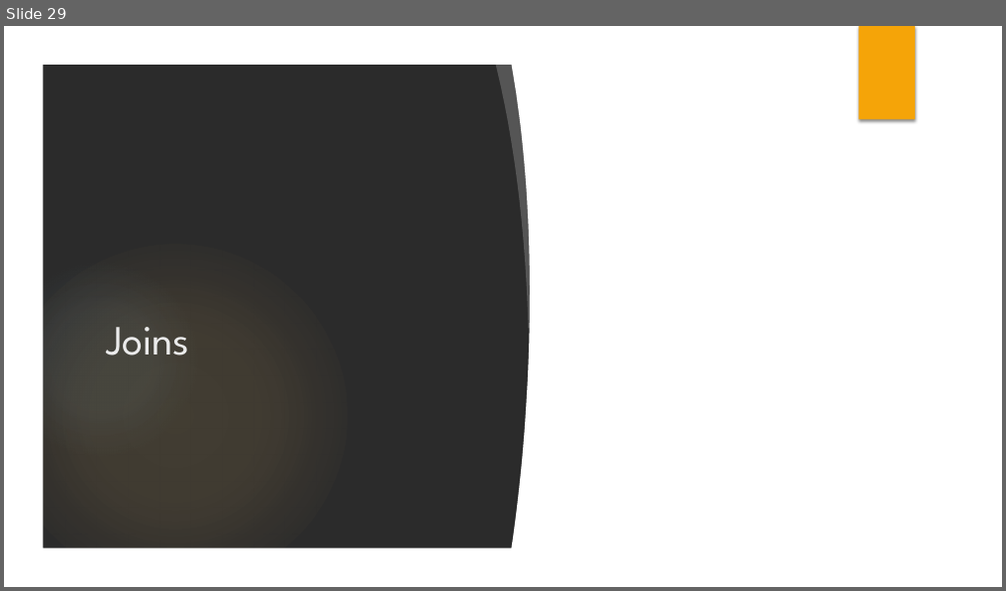
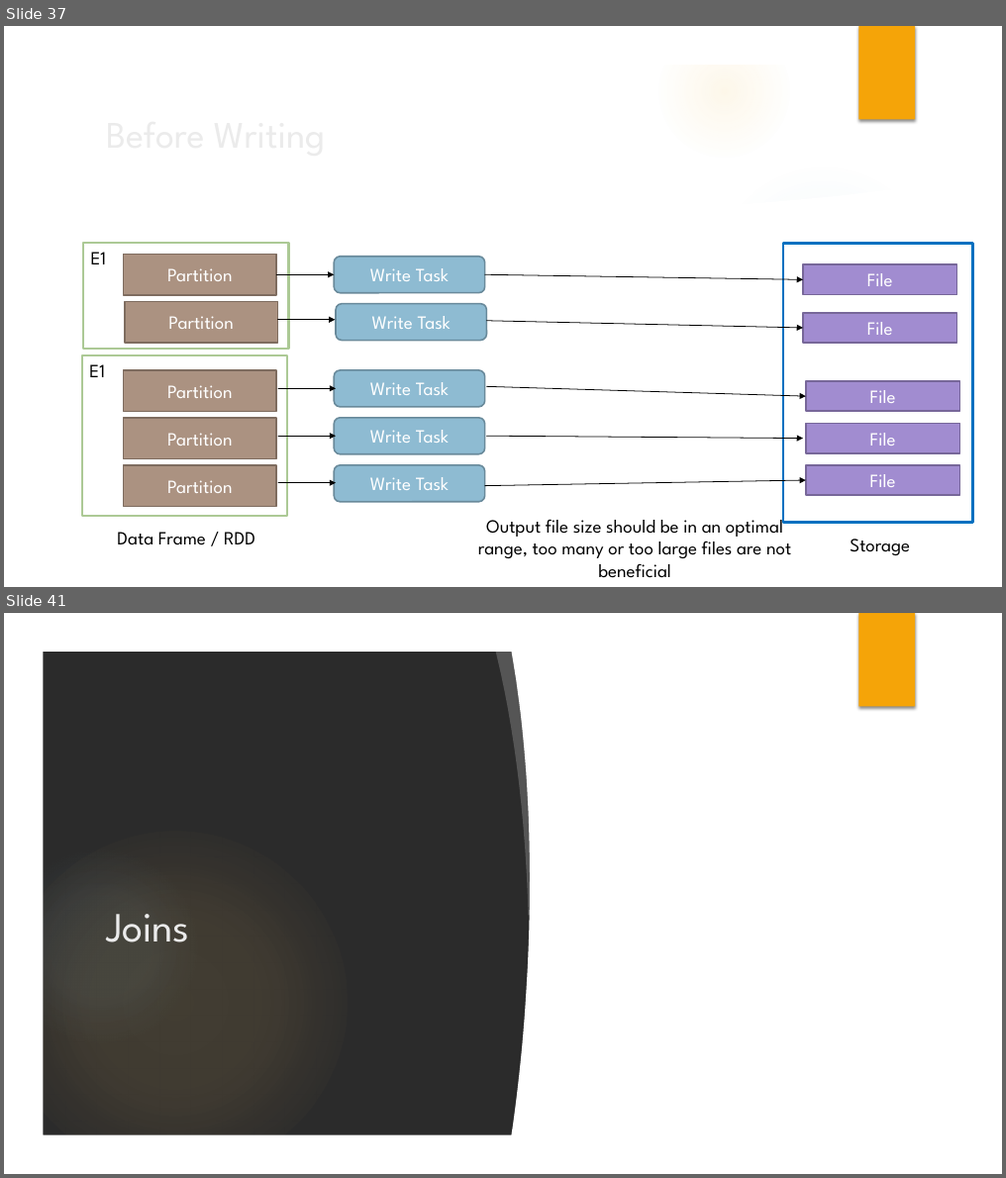
Before and after one commit to azimmerman0125/spark-training-october-13, a slide deck: slides/Introduction to Apache Spark.pptx. Shown one above the other, each under a label of ours: slide 29 before the commit, slides 37 and 41 after it; the slides between them are not shown. The pictures are 1006x591 and 1006x1178 pixels, drawn with LibreOffice and Linux fonts; fonts in the diff are those of the drawing; background and template pictures are left out; a plain dark background stands for a picture behind light text. Boxes give left, top, right and bottom in pixels: in the first picture for what was removed or moved away, otherwise in the second. Text is boxed around its words. In the diff, an @@ line names an element or a change of style, - is before the commit and + after.

```diff
--- a/slides/Introduction to Apache Spark.pptx
+++ b/slides/Introduction to Apache Spark.pptx
@@ slide 37 added at <box>4,26,1002,587</box>, background picture (left out); not listed: 7 template elements that a slide beside it also shows @@
@@ title added at <box>98,104,816,164</box>, 36 pt, text #EBEBEB @@
+Before Writing
@@ freeform shape added at <box>698,151,971,232</box>, fill #FFFFFF at 20% opacity @@
@@ ellipse added at <box>709,163,939,393</box>, fill gradient #8EBBD2 @@
@@ freeform shape added at <box>42,178,964,550</box>, fill #FFFFFF @@
@@ rectangle added at <box>83,243,288,350</box>, fill #FFFFFF, outline #ACC995 2 pt, 18 pt, text #000000 @@
+E1
@@ rectangle added at <box>123,255,276,295</box>, fill #AB9281, outline #7F6C5F 1.5 pt, 18 pt, text #FFFFFF @@
+Partition
@@ rounded rectangle added at <box>334,257,485,293</box>, fill #8EBBD2, outline #698A9B 1.5 pt, 18 pt, text #FFFFFF @@
+Write Task
@@ rectangle added at <box>783,243,973,522</box>, outline #0070C0 2.25 pt @@
@@ arrow added from (276, 274) to (334, 274), #000000 0.75 pt @@
@@ arrow added from (484, 274) to (804, 279), #000000 0.75 pt @@
@@ rectangle added at <box>804,265,957,294</box>, fill #A18CD0, outline #77689A 1.5 pt, 18 pt, text #FFFFFF @@
+File
@@ rectangle added at <box>125,301,278,343</box>, fill #AB9281, outline #7F6C5F 1.5 pt, 18 pt, text #FFFFFF @@
+Partition
@@ arrow added from (278, 319) to (335, 319), #000000 0.75 pt @@
@@ rounded rectangle added at <box>336,304,487,341</box>, fill #8EBBD2, outline #698A9B 1.5 pt, 18 pt, text #FFFFFF @@
+Write Task
@@ arrow added from (487, 321) to (804, 328), #000000 0.75 pt @@
@@ rectangle added at <box>804,313,957,343</box>, fill #A18CD0, outline #77689A 1.5 pt, 18 pt, text #FFFFFF @@
+File
@@ rectangle added at <box>82,356,287,516</box>, fill #FFFFFF, outline #ACC995 2 pt, 18 pt, text #000000 @@
+E1
@@ rectangle added at <box>123,371,276,411</box>, fill #AB9281, outline #7F6C5F 1.5 pt, 18 pt, text #FFFFFF @@
+Partition
@@ rounded rectangle added at <box>334,371,485,407</box>, fill #8EBBD2, outline #698A9B 1.5 pt, 18 pt, text #FFFFFF @@
+Write Task
@@ rectangle added at <box>806,381,960,411</box>, fill #A18CD0, outline #77689A 1.5 pt, 18 pt, text #FFFFFF @@
+File
@@ arrow added from (279, 389) to (336, 389), #000000 0.75 pt @@
@@ arrow added from (487, 386) to (806, 396), #000000 0.75 pt @@
@@ rectangle added at <box>123,418,276,460</box>, fill #AB9281, outline #7F6C5F 1.5 pt, 18 pt, text #FFFFFF @@
+Partition
@@ arrow added from (279, 436) to (336, 436), #000000 0.75 pt @@
@@ rounded rectangle added at <box>334,418,485,455</box>, fill #8EBBD2, outline #698A9B 1.5 pt, 18 pt, text #FFFFFF @@
+Write Task
@@ arrow added from (487, 436) to (804, 439), #000000 0.75 pt @@
@@ rectangle added at <box>806,424,960,454</box>, fill #A18CD0, outline #77689A 1.5 pt, 18 pt, text #FFFFFF @@
+File
@@ rectangle added at <box>123,466,276,506</box>, fill #AB9281, outline #7F6C5F 1.5 pt, 18 pt, text #FFFFFF @@
+Partition
@@ rounded rectangle added at <box>334,466,485,502</box>, fill #8EBBD2, outline #698A9B 1.5 pt, 18 pt, text #FFFFFF @@
+Write Task
@@ rectangle added at <box>806,466,960,495</box>, fill #A18CD0, outline #77689A 1.5 pt, 18 pt, text #FFFFFF @@
+File
@@ arrow added from (279, 483) to (336, 483), #000000 0.75 pt @@
@@ arrow added from (484, 486) to (806, 480), #000000 0.75 pt @@
@@ text added at <box>478,513,791,578</box>, 18 pt, text #000000 @@
+Output file size should be in an optimal range, too many or too large files are not beneficial
@@ text added at <box>117,532,255,546</box>, 18 pt, text #000000 @@
+Data Frame / RDD
@@ text added at <box>849,539,910,556</box>, 18 pt, text #000000 @@
+Storage
@@ what was slide 29 is now slide 41 @@
```
Also in this commit, not shown: 12 slides changed, 14 other slides added, 3 slides removed.
